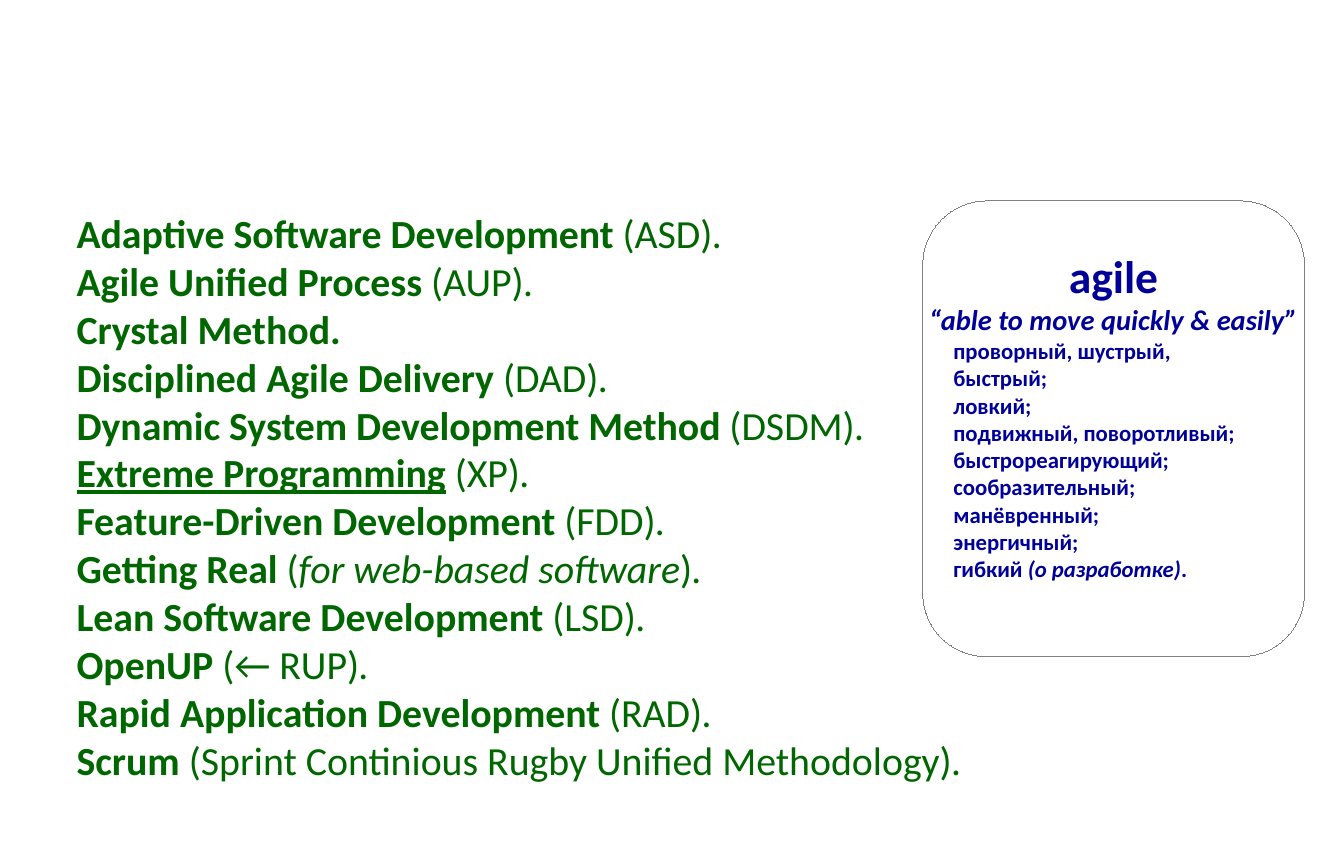
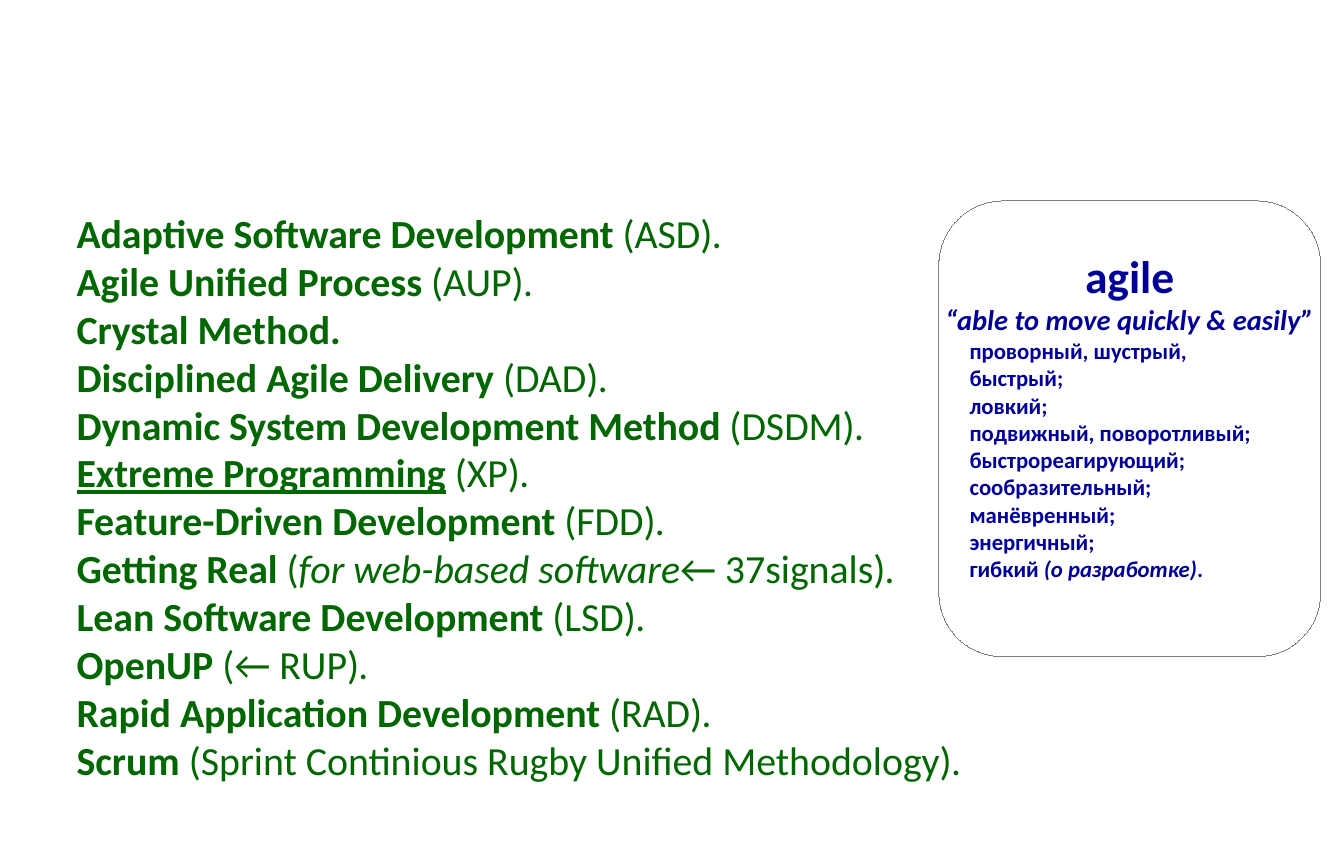
Before and after one commit to mike-shock/Programmers_Club-Caiman, a slide deck: slide 16 of drafts/Software_Craft.odp. Drawn at 1344x847 pixels with LibreOffice and Linux fonts; fonts in the diff are those of the drawing; background and template pictures are left out. Boxes give left, top, right and bottom in pixels: in the first picture for what was removed or moved away, otherwise in the second. Text is boxed around its words. In the diff, an @@ line names an element or a change of style, - is before the commit and + after.

Commit message:
It's getting better all the time!

```diff
--- a/drafts/Software_Craft.odp
+++ b/drafts/Software_Craft.odp
@@ freeform shape "agile": place and size @@
-freeform shape "agile" at [923, 201, 1305, 657]
+freeform shape "agile" at [939, 201, 1321, 657]
@@ text at [77, 554, 895, 590]: text changed; italic off @@
-● Getting Real (for web-based software).
+● Getting Real (for web-based software← 37signals).
```
Also in this commit, not shown: 10 other slides changed, 1 other file.
